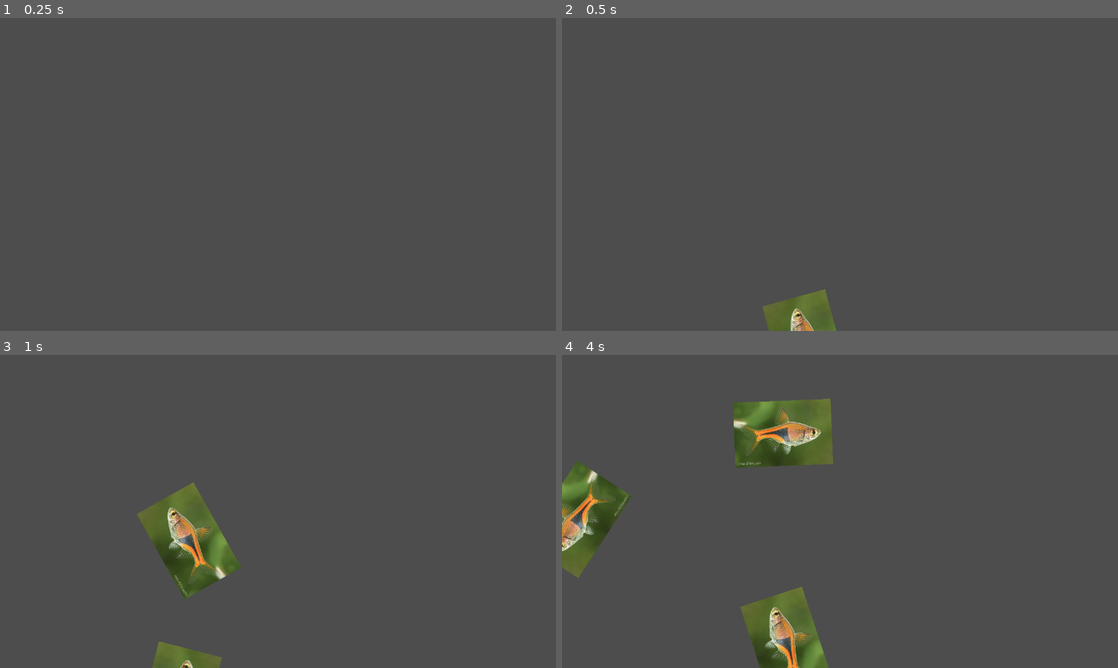
Above: before the commit, frames 1-4 (two rows, left to right).
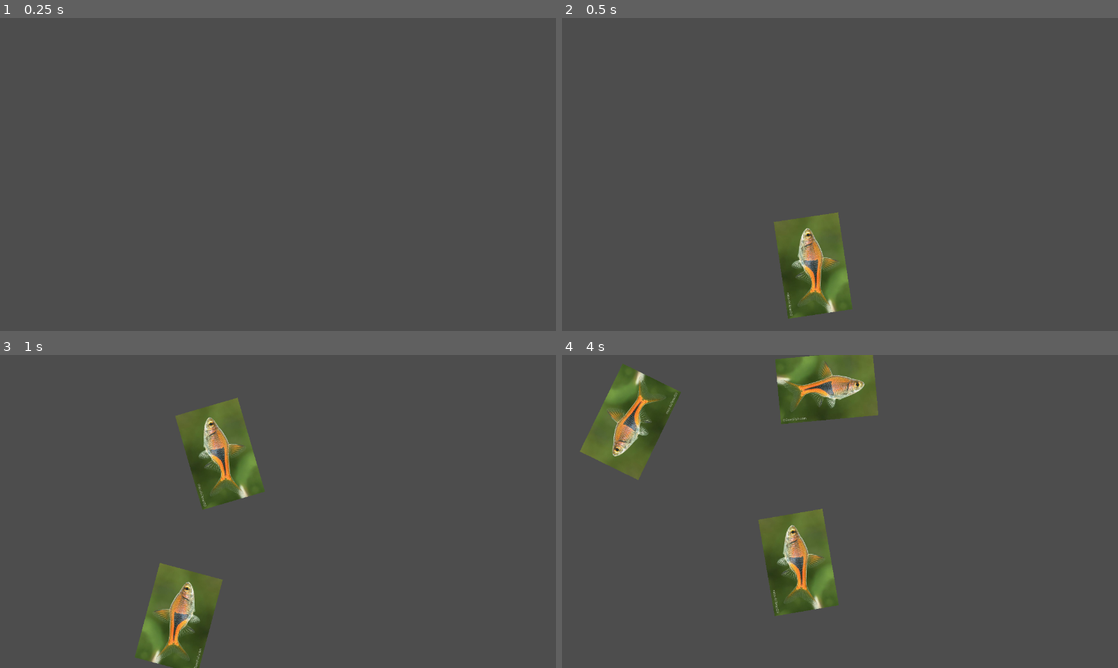
Above: after the commit, the same moments.

Repository: lolyay270/Mobile-Dev-Small
Game: Godot game, scene res://scenes/game.tscn
Same seed, same stepped clock (60 frames per second), same inputs: the game is played once before the commit and once after it. This scene is started directly instead of the project's main scene. The engine's default icon, where the game draws it, is replaced by a stand-in: a white triangle on a blue panel in a dark square.
Inputs:
- Up to frame 1 (0.25 s): no input
- Up to frame 2 (0.5 s): no input
- Up to frame 3 (1 s): no input
- Up to frame 4 (4 s): no input

Frame 1 is identical in both runs. In frame 2, 4.2% of the frame differs, in the area x 36-53%, y 62-100%; in frame 3, 10%; in frame 4, 18%, in the area x 0-57%, y 0-100%.

Commit message:
feat(path): path nodes set correctly for each fish

Diff:
--- a/objects/fish.tscn
+++ b/objects/fish.tscn
@@ -5,13 +5,13 @@
 [ext_resource type="Script" uid="uid://bpkn8fumnnasl" path="res://scripts/fish.gd" id="1_rie47"]
 
 [sub_resource type="Curve2D" id="Curve2D_rie47"]
+resource_local_to_scene = true
 _data = {
-"points": PackedVector2Array(0, 0, 0, 0, 0, 900, -367.5, 0, 367.5, 0, 490, 180, 0, 0, 0, 0, 980, 900)
+"points": PackedVector2Array(0, 0, 0, 0, 0, 900, -480, 0, 480, 0, 640, 180, 0, 0, 0, 0, 1280, 900)
 }
 point_count = 3
 
 [node name="Fish" type="Node2D"]
-position = Vector2(300, 0)
 script = ExtResource("1_rie47")
 
 [node name="Path2D" type="Path2D" parent="."]
@@ -20,7 +20,7 @@
 
 [node name="PathFollow2D" type="PathFollow2D" parent="Path2D"]
 position = Vector2(0, 900)
-rotation = -0.97324
+rotation = -0.844154
 loop = false
 script = ExtResource("1_mmmkr")
 
--- a/scripts/fish.gd
+++ b/scripts/fish.gd
@@ -5,17 +5,11 @@
 
 func ChangePath(xDist: float, jumpHigh: float):
 
-	# you CANNOT just edit the points of the original curve since that edits ALL fish in the scene
-	var newCurve: Curve2D = Curve2D.new()
+	# set the positions of the 3 points relative to how much space is left on the screen
+	curve.set_point_position(0, Vector2(0, position.y))
 
-	newCurve.add_point(Vector2.ZERO) #current pos
-	newCurve.add_point(Vector2(xDist / 2, jumpHigh), Vector2(xDist * -0.75, 0), Vector2(xDist * 0.75, 0))
-	newCurve.add_point(Vector2(xDist, position.y))
+	curve.set_point_position(1, Vector2(xDist / 2, jumpHigh))
+	curve.set_point_in(1,  Vector2(xDist / 2 * -0.75, 0))
+	curve.set_point_out(1, Vector2(xDist / 2 * 0.75, 0))
 
-	curve = newCurve;
-
-	var printLine = ""
-	for i in range(0, curve.point_count):
-		printLine += str(curve.get_point_position(i)) + ", "
-
-	print(printLine)
+	curve.set_point_position(2, Vector2(xDist, position.y))
--- a/scripts/fishJumpPath.gd
+++ b/scripts/fishJumpPath.gd
@@ -12,11 +12,11 @@
 	#curSpeed = speed;
 
 
-	var path: Path2D = self.get_parent()
-	pathLength = path.curve.get_baked_length()
-	var half = pathLength / 2
-	var frames = half / gravity
-	var newSpeed = frames * 1.9
+	#var path: Path2D = self.get_parent()
+	#pathLength = path.curve.get_baked_length()
+	#var half = pathLength / 2
+	#var frames = half / gravity
+	#var newSpeed = frames * 1.9
 
 
 
@@ -48,6 +48,6 @@
 	# progress_ratio = 1 = complete
 	else:
 		#print("lowest speed = " + str(lowestSpeed))
-		self.queue_free()
+		$"../..".queue_free() #despawn the whole fish object
 
 	progress += delta * curSpeed
--- a/scripts/spawner.gd
+++ b/scripts/spawner.gd
@@ -25,7 +25,7 @@
 
 	viewportSize = Vector2(get_viewport().size)
 	ySpawnPos = viewportSize.y # fish 0,0 is top left screen corner
-	jumpHeightMax = viewportSize.y - viewportSize.y * topScreenPadding
+	jumpHeightMax = viewportSize.y * topScreenPadding
 
 
 # Called every frame. 'delta' is the elapsed time since the previous frame.
@@ -76,19 +76,15 @@
 	var xMaxDist
 	var yDist
 
-	if (fish.isLeftSpawn): #spawned left
+	if (fish.isLeftSpawn):
 		xMaxDist = viewportSize.x - fish.position.x
 		yDist = jumpHeightMax
 
-	else: #spawned right
+	else:
 		xMaxDist = fish.position.x
 		yDist = jumpHeightMax * -1
 
-
 	fish.ChangePath(xMaxDist, yDist)
-
-
-	#fish.scale = Vector2(xMaxDist, yDist)
 
 func SetRandomDelay() -> void:
 	delay = randf_range(minTime, maxTime)
